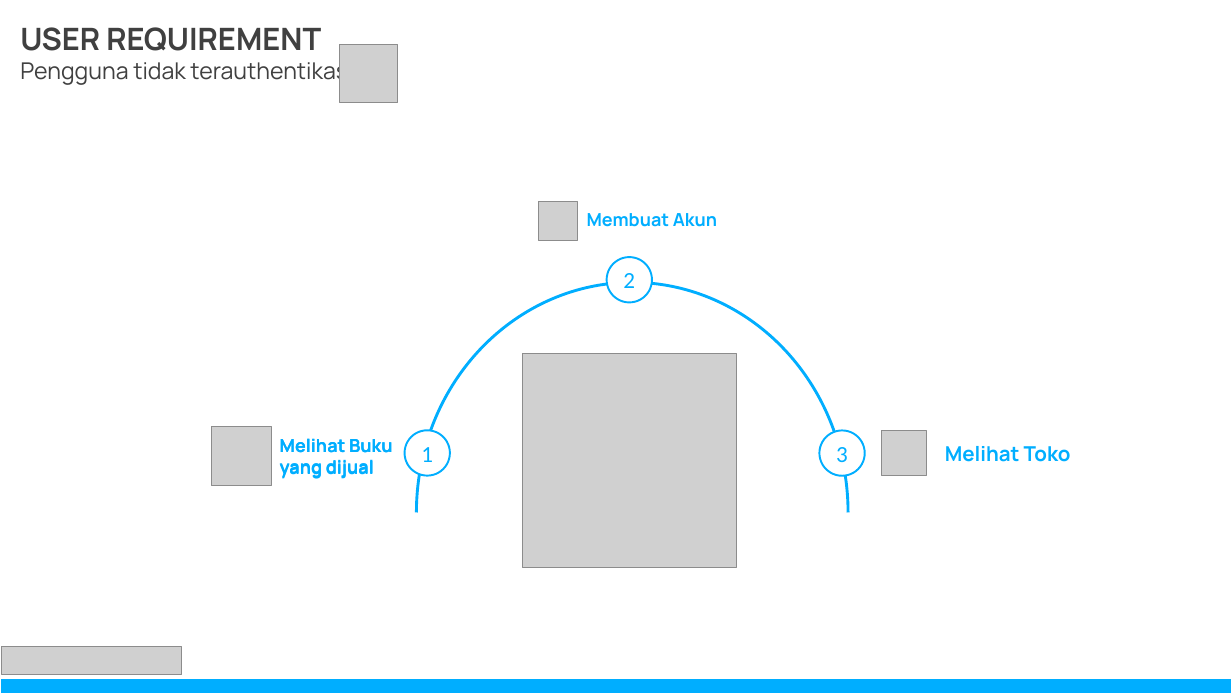
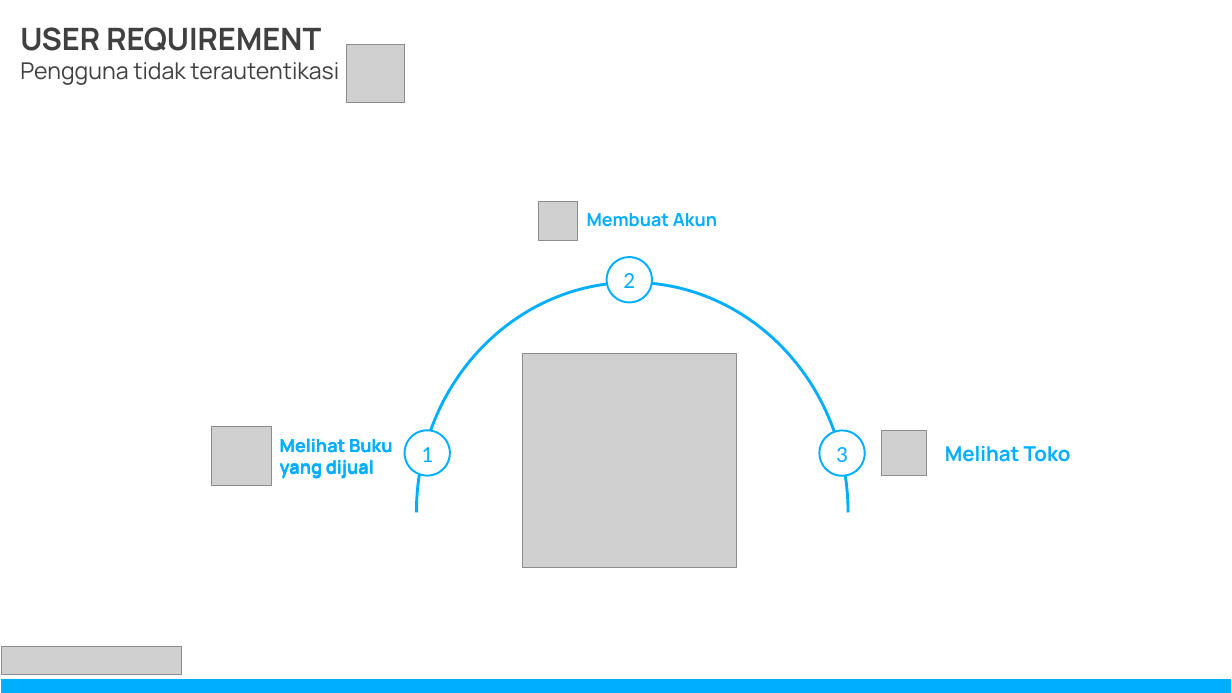
Before and after one commit to handihand53/BookLook, a slide deck: slide 3 of docs/BookLook PPT.pptx. Drawn at 1232x693 pixels with LibreOffice and Linux fonts; fonts in the diff are those of the drawing; grey boxes stand for pictures. Boxes give left, top, right and bottom in pixels: in the first picture for what was removed or moved away, otherwise in the second. Text is boxed around its words. In the diff, an @@ line names an element or a change of style, - is before the commit and + after.

```diff
--- a/docs/BookLook PPT.pptx
+++ b/docs/BookLook PPT.pptx
@@ picture: place and size @@
-picture at [339,44,397,103]
+picture at [347,44,405,103]
@@ text at [20,62,339,85]: text changed @@
-Pengguna tidak terauthentikasi
+Pengguna tidak terautentikasi
```
Also in this commit, not shown: 3 other slides changed, 4 other files.
